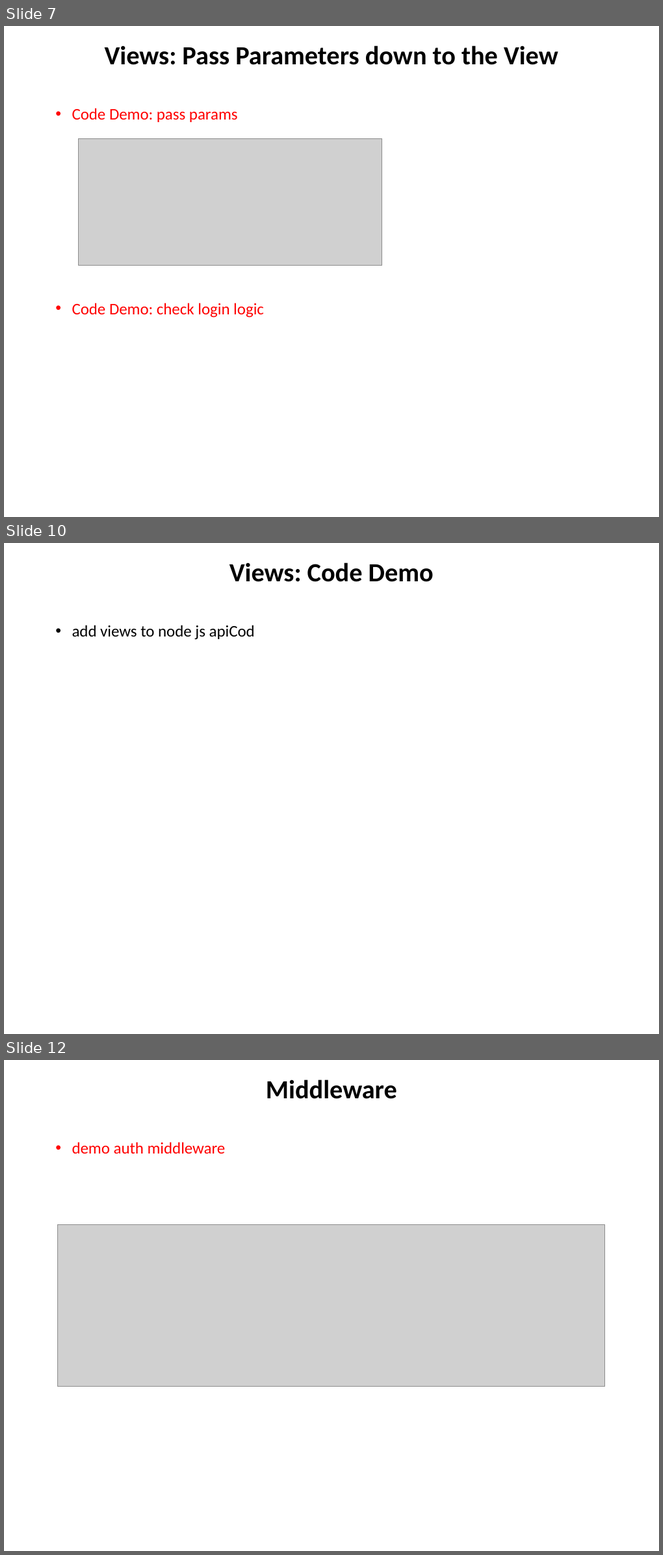
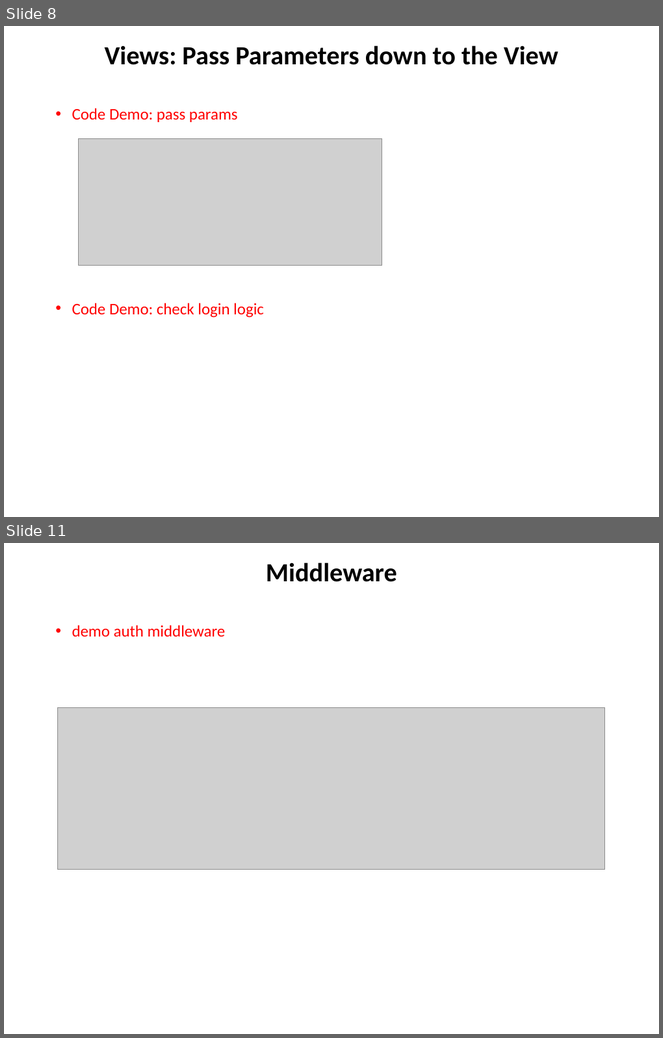
Before and after one commit to chuacw/SGUS-Slides, a slide deck: BCI - Batch2 - Day8 - Node & Express 2.pptx. Shown one above the other, each under a label of ours: slides 7, 10 and 12 before the commit, slides 8 and 11 after it; the slides between them are not shown. The pictures are 663x1555 and 663x1038 pixels, drawn with LibreOffice and Linux fonts; fonts in the diff are those of the drawing; grey boxes stand for pictures. Boxes give left, top, right and bottom in pixels: in the first picture for what was removed or moved away, otherwise in the second. Text is boxed around its words. In the diff, an @@ line names an element or a change of style, - is before the commit and + after.

```diff
--- a/BCI - Batch2 - Day8 - Node & Express 2.pptx
+++ b/BCI - Batch2 - Day8 - Node & Express 2.pptx
@@ slide 10 removed at <box>4,543,659,1034</box>, background #FFFFFF @@
@@ title removed at <box>230,563,434,582</box> @@
-Views: Code Demo
@@ text removed at <box>72,625,255,640</box> @@
-• add views to node js apiCod
@@ what was slide 7 is now slide 8 @@
@@ what was slide 12 is now slide 11 @@
```
Also in this commit, not shown: 7 slides changed, 2 slides added, 3 other slides removed, 1 other file.
